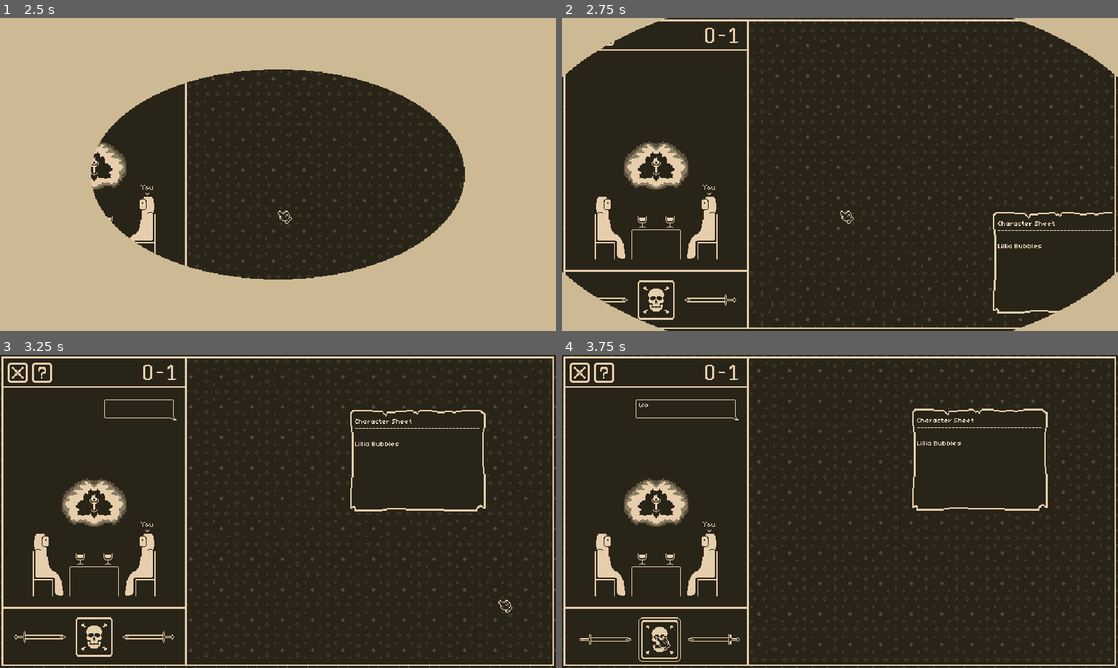
Above: before the commit, frames 1-4 (two rows, left to right).
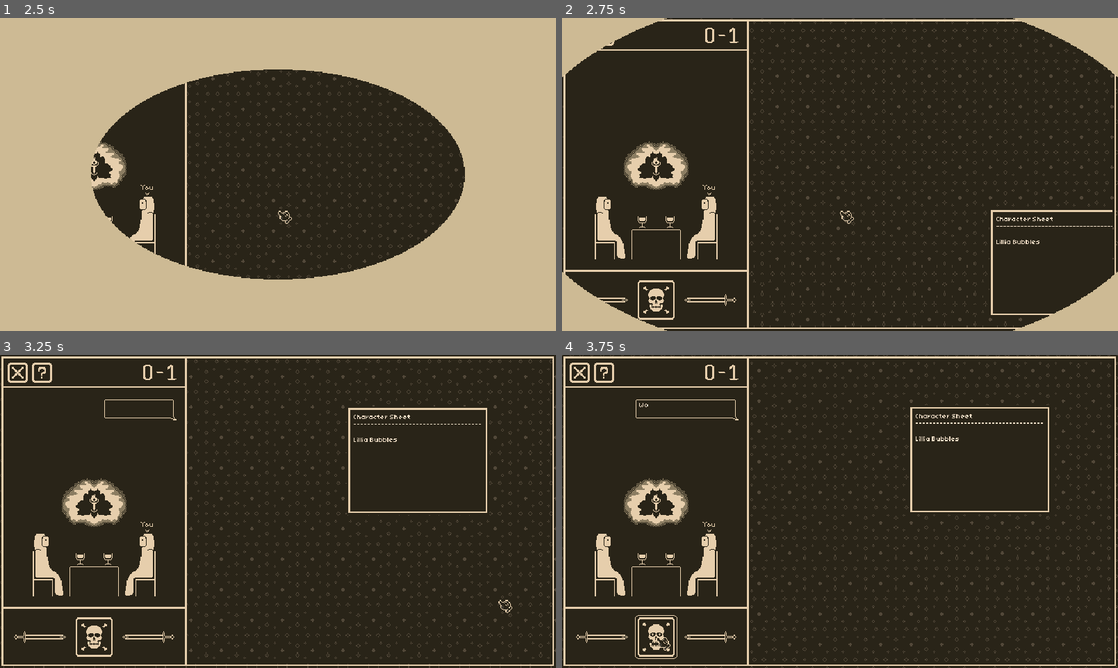
Above: after the commit, the same moments.

Repository: AdamRusv/poison-game
Game: Godot game, scene res://1_Scenes/0_Screens/title.tscn
Same seed, same stepped clock (60 frames per second), same inputs: the game is played once before the commit and once after it.
Inputs (mouse positions are in pixels of both pictures, inside the frame that each line leads up to):
- Up to frame 1 (2.5 s): click (278, 212) at 0.5 s; click (278, 212) at 1.25 s; click (278, 212) at 2 s
- Up to frame 2 (2.75 s): no input
- Up to frame 3 (3.25 s): click (500, 599) at 2.75 s
- Up to frame 4 (3.75 s): click (656, 636) at 3.5 s

Frame 1 is identical in both runs. In frame 2, 0.9% of the frame differs, in the area x 76-99%, y 61-96%; in frame 3, 1.3%; in frame 4, 1.9%, in the area x 2-88%, y 16-98%.

Commit message:
playtest 2

Diff:
--- a/1_Scenes/1_Objects/atlas.tscn
+++ b/1_Scenes/1_Objects/atlas.tscn
@@ -303,7 +303,7 @@
 [node name="Page Container" type="MarginContainer" parent="Main Atlas/Front Page" unique_id=1877625295]
 offset_right = 237.0
 offset_bottom = 163.0
-theme_override_constants/margin_right = 0
+theme_override_constants/margin_right = 1
 
 [node name="Page Sprite" type="TextureRect" parent="Main Atlas/Front Page/Page Container" unique_id=1042208507]
 layout_mode = 2
--- a/1_Scenes/1_Objects/player dialogue bubble.tscn
+++ b/1_Scenes/1_Objects/player dialogue bubble.tscn
@@ -36,7 +36,6 @@
 [node name="dialogue Label" type="RichTextLabel" parent="Visual Holder/MarginContainer" unique_id=30857362]
 layout_mode = 2
 theme = ExtResource("3_ywpx2")
-theme_override_colors/default_color = Color(0.9490891, 0.89567226, 0.8264895, 1)
 text = "?????????????????"
 fit_content = true
 scroll_active = false
--- a/2_Scripts/2_Independent/playmat manager.gd
+++ b/2_Scripts/2_Independent/playmat manager.gd
@@ -12,7 +12,7 @@
 var atlasRegionSheet : PaperInfo
 
 #var testPaperRef : PackedScene = load("res://1_Scenes/1_Objects/paper.tscn") #TODO: Make actual papers, replace variable
-var testPaperRef : PackedScene = load("res://1_Scenes/1_Objects/test_paper.tscn")
+var testPaperRef : PackedScene = load("res://1_Scenes/1_Objects/paper.tscn")
 var testAtlasRef : PackedScene = load("res://1_Scenes/1_Objects/atlas.tscn")
 
 var papers : Array[Paper]
--- a/2_Scripts/2_Independent/poison manager.gd
+++ b/2_Scripts/2_Independent/poison manager.gd
@@ -8,13 +8,13 @@
 @export var poisonButton : Button
 
 #NOTE: OLD POSISTIONS
-#const NEUTRAL_POISON : Rect2 = Rect2(0, 0, 209, 64)
-#const HOVERED_POISON : Rect2 = Rect2(209, 0, 209, 64)
-#const GRABBED_POISON : Rect2 = Rect2(418, 0, 209, 64)
+const NEUTRAL_POISON : Rect2 = Rect2(0, 0, 209, 64)
+const HOVERED_POISON : Rect2 = Rect2(209, 0, 209, 64)
+const GRABBED_POISON : Rect2 = Rect2(418, 0, 209, 64)
 
-const NEUTRAL_POISON : Rect2 = Rect2(0, 0, 206, 58)
-const HOVERED_POISON : Rect2 = Rect2(206, 0, 206, 58)
-const GRABBED_POISON : Rect2 = Rect2(412, 0, 206, 58)
+#const NEUTRAL_POISON : Rect2 = Rect2(0, 0, 206, 58)
+#const HOVERED_POISON : Rect2 = Rect2(206, 0, 206, 58)
+#const GRABBED_POISON : Rect2 = Rect2(412, 0, 206, 58)
 
 
 
--- a/5_Resources/0_Papers/0_Levels/1_First Region/FIRST REGION.tres
+++ b/5_Resources/0_Papers/0_Levels/1_First Region/FIRST REGION.tres
@@ -1,28 +1,12 @@
 [gd_resource type="Resource" script_class="RegionInfo" format=3 uid="uid://d2ifoduworfqa"]
 
 [ext_resource type="Script" uid="uid://csy0x4mgdxs00" path="res://2_Scripts/3_Dependent/paperinfo.gd" id="1_7puhk"]
+[ext_resource type="Resource" uid="uid://w6yvhusmm6x3" path="res://5_Resources/0_Papers/0_Levels/99_country infos/Hollyberry.tres" id="1_hfqk1"]
 [ext_resource type="Script" uid="uid://cg4ujw8mauohh" path="res://2_Scripts/3_Dependent/encounter info.gd" id="2_bwi2o"]
 [ext_resource type="Resource" uid="uid://2ggvnaxi8ai6" path="res://5_Resources/0_Papers/0_Levels/1_First Region/encounters/Jimmy James.tres" id="3_ba5up"]
 [ext_resource type="Resource" uid="uid://bwfdoc58rkwhn" path="res://5_Resources/0_Papers/0_Levels/1_First Region/encounters/Sunny Moon.tres" id="4_bwi2o"]
 [ext_resource type="Script" uid="uid://851asxmj8i78" path="res://2_Scripts/3_Dependent/region info.gd" id="4_hfqk1"]
-
-[sub_resource type="Resource" id="Resource_ee7m0"]
-script = ExtResource("1_7puhk")
-title = "Atlas -> Towerville"
-info = Array[String](["Occupation:
-- Blacksmiths are Lying about their age
-
-- Rangers are Tricky
-
-Race:
-- Goblins are Deceptive
-
-Country Notes:
-- Citizens that Lie about their Age are Sages
-
-- Citizens that are Truthful about their Age are Fools
-"])
-metadata/_custom_type_script = "uid://csy0x4mgdxs00"
+[ext_resource type="Resource" uid="uid://b6refrdgn1tew" path="res://5_Resources/0_Papers/0_Levels/1_First Region/encounters/Grik Ironfist.tres" id="5_a6xer"]
 
 [sub_resource type="Resource" id="Resource_te4kt"]
 script = ExtResource("1_7puhk")
@@ -45,8 +29,8 @@
 [resource]
 script = ExtResource("4_hfqk1")
 traitSheet = SubResource("Resource_te4kt")
-characterSheets = Array[ExtResource("2_bwi2o")]([ExtResource("3_ba5up"), ExtResource("4_bwi2o")])
-atlas = SubResource("Resource_ee7m0")
+characterSheets = Array[ExtResource("2_bwi2o")]([ExtResource("3_ba5up"), ExtResource("4_bwi2o"), ExtResource("5_a6xer")])
+atlas = ExtResource("1_hfqk1")
 noteSheet = false
 increaseRegion = true
 metadata/_custom_type_script = "uid://851asxmj8i78"
--- /dev/null
+++ b/5_Resources/0_Papers/0_Levels/1_First Region/encounters/Grik Ironfist.tres
@@ -0,0 +1,120 @@
+[gd_resource type="Resource" script_class="EncounterInfo" format=3 uid="uid://b6refrdgn1tew"]
+
+[ext_resource type="Script" uid="uid://cg4ujw8mauohh" path="res://2_Scripts/3_Dependent/encounter info.gd" id="1_3m4fa"]
+[ext_resource type="Script" uid="uid://e0ujmn3oiqx0" path="res://2_Scripts/3_Dependent/0_Dialogue/dialogue branch.gd" id="1_o71sy"]
+[ext_resource type="Script" uid="uid://fn2tb2dtu6fj" path="res://2_Scripts/3_Dependent/0_Dialogue/dialogue.gd" id="2_2t557"]
+[ext_resource type="Script" uid="uid://chre6fsqbhfrk" path="res://2_Scripts/3_Dependent/0_Dialogue/branch intro.gd" id="3_f6f14"]
+[ext_resource type="Script" uid="uid://cwxljhi0yey0n" path="res://2_Scripts/3_Dependent/0_Dialogue/branch cups.gd" id="4_fko71"]
+[ext_resource type="Script" uid="uid://qr661epbiujn" path="res://2_Scripts/3_Dependent/0_Dialogue/dialogue tree.gd" id="5_pefi2"]
+
+[sub_resource type="Resource" id="Resource_fko71"]
+script = ExtResource("2_2t557")
+dialogue = "You're gonna regret challenging me!"
+metadata/_custom_type_script = "uid://fn2tb2dtu6fj"
+
+[sub_resource type="Resource" id="Resource_f6f14"]
+script = ExtResource("2_2t557")
+speaker = 1
+dialogue = "Just play the game"
+metadata/_custom_type_script = "uid://fn2tb2dtu6fj"
+
+[sub_resource type="Resource" id="Resource_2t557"]
+script = ExtResource("2_2t557")
+dialogue = "Don't tell me what to do"
+metadata/_custom_type_script = "uid://fn2tb2dtu6fj"
+
+[sub_resource type="Resource" id="Resource_yxeby"]
+script = ExtResource("3_f6f14")
+dialogue = Array[ExtResource("2_2t557")]([SubResource("Resource_fko71"), SubResource("Resource_f6f14"), SubResource("Resource_2t557")])
+metadata/_custom_type_script = "uid://chre6fsqbhfrk"
+
+[sub_resource type="Resource" id="Resource_pefi2"]
+script = ExtResource("2_2t557")
+dialogue = "Whatever, man"
+metadata/_custom_type_script = "uid://fn2tb2dtu6fj"
+
+[sub_resource type="Resource" id="Resource_5xns7"]
+script = ExtResource("2_2t557")
+dialogue = "You win"
+metadata/_custom_type_script = "uid://fn2tb2dtu6fj"
+
+[sub_resource type="Resource" id="Resource_6j7dn"]
+script = ExtResource("4_fko71")
+dialogue = Array[ExtResource("2_2t557")]([SubResource("Resource_pefi2"), SubResource("Resource_5xns7")])
+metadata/_custom_type_script = "uid://cwxljhi0yey0n"
+
+[sub_resource type="Resource" id="Resource_ekay8"]
+script = ExtResource("2_2t557")
+dialogue = "HAHHAHAHAH"
+metadata/_custom_type_script = "uid://fn2tb2dtu6fj"
+
+[sub_resource type="Resource" id="Resource_hlf45"]
+script = ExtResource("2_2t557")
+dialogue = "You idiot!"
+metadata/_custom_type_script = "uid://fn2tb2dtu6fj"
+
+[sub_resource type="Resource" id="Resource_ly3rn"]
+script = ExtResource("4_fko71")
+cupPlacement = 2
+dialogue = Array[ExtResource("2_2t557")]([SubResource("Resource_ekay8"), SubResource("Resource_hlf45")])
+metadata/_custom_type_script = "uid://cwxljhi0yey0n"
+
+[sub_resource type="Resource" id="Resource_u0ylq"]
+script = ExtResource("5_pefi2")
+branches = Array[ExtResource("1_o71sy")]([SubResource("Resource_yxeby"), SubResource("Resource_6j7dn"), SubResource("Resource_ly3rn")])
+metadata/_custom_type_script = "uid://qr661epbiujn"
+
+[sub_resource type="Resource" id="Resource_tbv1v"]
+script = ExtResource("2_2t557")
+speaker = 1
+dialogue = "Are you a Goblin?"
+metadata/_custom_type_script = "uid://fn2tb2dtu6fj"
+
+[sub_resource type="Resource" id="Resource_6ctbc"]
+script = ExtResource("2_2t557")
+dialogue = "Yes, I am"
+metadata/_custom_type_script = "uid://fn2tb2dtu6fj"
+
+[sub_resource type="Resource" id="Resource_b2elf"]
+script = ExtResource("1_o71sy")
+dialogue = Array[ExtResource("2_2t557")]([SubResource("Resource_tbv1v"), SubResource("Resource_6ctbc")])
+metadata/_custom_type_script = "uid://e0ujmn3oiqx0"
+
+[sub_resource type="Resource" id="Resource_2qd5g"]
+script = ExtResource("2_2t557")
+speaker = 1
+dialogue = "How many Entries are you Lying about?"
+metadata/_custom_type_script = "uid://fn2tb2dtu6fj"
+
+[sub_resource type="Resource" id="Resource_ic68h"]
+script = ExtResource("2_2t557")
+dialogue = "Just One"
+metadata/_custom_type_script = "uid://fn2tb2dtu6fj"
+
+[sub_resource type="Resource" id="Resource_tivwy"]
+script = ExtResource("1_o71sy")
+dialogue = Array[ExtResource("2_2t557")]([SubResource("Resource_2qd5g"), SubResource("Resource_ic68h")])
+metadata/_custom_type_script = "uid://e0ujmn3oiqx0"
+
+[sub_resource type="Resource" id="Resource_icpc4"]
+script = ExtResource("5_pefi2")
+branches = Array[ExtResource("1_o71sy")]([SubResource("Resource_b2elf"), SubResource("Resource_tivwy")])
+metadata/_custom_type_script = "uid://qr661epbiujn"
+
+[resource]
+script = ExtResource("1_3m4fa")
+characterName = "Grik Ironfist"
+dialogueTree = SubResource("Resource_u0ylq")
+hints = SubResource("Resource_icpc4")
+cupAnswer = 1
+title = "Character Sheet"
+info = Array[String]([", Hollyberry
+
+
+1. Race: Goblin
+
+2. Occupation: Blacksmith
+
+3. Age: 74
+"])
+metadata/_custom_type_script = "uid://cg4ujw8mauohh"
--- a/5_Resources/0_Papers/0_Levels/1_First Region/encounters/Jimmy James.tres
+++ b/5_Resources/0_Papers/0_Levels/1_First Region/encounters/Jimmy James.tres
@@ -9,12 +9,23 @@
 
 [sub_resource type="Resource" id="Resource_83870"]
 script = ExtResource("2_tbb0o")
-dialogue = "fgnfgnfgn"
+speaker = 1
+dialogue = "Just so you know, I've won the last 4 games in a row"
+metadata/_custom_type_script = "uid://fn2tb2dtu6fj"
+
+[sub_resource type="Resource" id="Resource_3hc6k"]
+script = ExtResource("2_tbb0o")
+dialogue = "That doesn't scare me, kid"
+metadata/_custom_type_script = "uid://fn2tb2dtu6fj"
+
+[sub_resource type="Resource" id="Resource_jugk7"]
+script = ExtResource("2_tbb0o")
+dialogue = "I've been playing this game for years"
 metadata/_custom_type_script = "uid://fn2tb2dtu6fj"
 
 [sub_resource type="Resource" id="Resource_hd02j"]
 script = ExtResource("3_n8rwi")
-dialogue = Array[ExtResource("2_tbb0o")]([SubResource("Resource_83870")])
+dialogue = Array[ExtResource("2_tbb0o")]([SubResource("Resource_83870"), SubResource("Resource_3hc6k"), SubResource("Resource_jugk7")])
 metadata/_custom_type_script = "uid://chre6fsqbhfrk"
 
 [sub_resource type="Resource" id="Resource_p6775"]
--- /dev/null
+++ b/5_Resources/0_Papers/0_Levels/1_First Region/encounters/Sol Shimmerman.tres
@@ -0,0 +1,102 @@
+[gd_resource type="Resource" script_class="EncounterInfo" format=3 uid="uid://dsdk74a6efros"]
+
+[ext_resource type="Script" uid="uid://e0ujmn3oiqx0" path="res://2_Scripts/3_Dependent/0_Dialogue/dialogue branch.gd" id="1_8umwt"]
+[ext_resource type="Script" uid="uid://cg4ujw8mauohh" path="res://2_Scripts/3_Dependent/encounter info.gd" id="1_h7fey"]
+[ext_resource type="Script" uid="uid://fn2tb2dtu6fj" path="res://2_Scripts/3_Dependent/0_Dialogue/dialogue.gd" id="2_kf355"]
+[ext_resource type="Script" uid="uid://chre6fsqbhfrk" path="res://2_Scripts/3_Dependent/0_Dialogue/branch intro.gd" id="3_8lbue"]
+[ext_resource type="Script" uid="uid://cwxljhi0yey0n" path="res://2_Scripts/3_Dependent/0_Dialogue/branch cups.gd" id="4_r7640"]
+[ext_resource type="Script" uid="uid://qr661epbiujn" path="res://2_Scripts/3_Dependent/0_Dialogue/dialogue tree.gd" id="5_36eoe"]
+
+[sub_resource type="Resource" id="Resource_y0efq"]
+script = ExtResource("2_kf355")
+dialogue = "Alright. Let's make this quick"
+metadata/_custom_type_script = "uid://fn2tb2dtu6fj"
+
+[sub_resource type="Resource" id="Resource_yb4ys"]
+script = ExtResource("2_kf355")
+dialogue = "I only get 30 minutes for my lunch break"
+metadata/_custom_type_script = "uid://fn2tb2dtu6fj"
+
+[sub_resource type="Resource" id="Resource_fk0bc"]
+script = ExtResource("2_kf355")
+speaker = 1
+dialogue = "Don’t worry, I won't waste your time"
+metadata/_custom_type_script = "uid://fn2tb2dtu6fj"
+
+[sub_resource type="Resource" id="Resource_kf355"]
+script = ExtResource("3_8lbue")
+dialogue = Array[ExtResource("2_kf355")]([SubResource("Resource_y0efq"), SubResource("Resource_yb4ys"), SubResource("Resource_fk0bc")])
+metadata/_custom_type_script = "uid://chre6fsqbhfrk"
+
+[sub_resource type="Resource" id="Resource_r33c3"]
+script = ExtResource("2_kf355")
+dialogue = "Well, guess my breakfast was my last meal"
+metadata/_custom_type_script = "uid://fn2tb2dtu6fj"
+
+[sub_resource type="Resource" id="Resource_k18tf"]
+script = ExtResource("4_r7640")
+cupPlacement = 2
+dialogue = Array[ExtResource("2_kf355")]([SubResource("Resource_r33c3")])
+metadata/_custom_type_script = "uid://cwxljhi0yey0n"
+
+[sub_resource type="Resource" id="Resource_4o4op"]
+script = ExtResource("2_kf355")
+dialogue = "Thank goodness"
+metadata/_custom_type_script = "uid://fn2tb2dtu6fj"
+
+[sub_resource type="Resource" id="Resource_7l40v"]
+script = ExtResource("2_kf355")
+dialogue = "I can eat my lunch now"
+metadata/_custom_type_script = "uid://fn2tb2dtu6fj"
+
+[sub_resource type="Resource" id="Resource_0m5x8"]
+script = ExtResource("4_r7640")
+dialogue = Array[ExtResource("2_kf355")]([SubResource("Resource_4o4op"), SubResource("Resource_7l40v")])
+metadata/_custom_type_script = "uid://cwxljhi0yey0n"
+
+[sub_resource type="Resource" id="Resource_4y6tu"]
+script = ExtResource("5_36eoe")
+branches = Array[ExtResource("1_8umwt")]([SubResource("Resource_kf355"), SubResource("Resource_k18tf"), SubResource("Resource_0m5x8")])
+metadata/_custom_type_script = "uid://qr661epbiujn"
+
+[sub_resource type="Resource" id="Resource_r7640"]
+script = ExtResource("2_kf355")
+speaker = 1
+dialogue = "Are you a Blacksmith?"
+metadata/_custom_type_script = "uid://fn2tb2dtu6fj"
+
+[sub_resource type="Resource" id="Resource_36eoe"]
+script = ExtResource("2_kf355")
+dialogue = "No, I’ve never touched an anvil"
+metadata/_custom_type_script = "uid://fn2tb2dtu6fj"
+
+[sub_resource type="Resource" id="Resource_8lbue"]
+script = ExtResource("1_8umwt")
+dialogue = Array[ExtResource("2_kf355")]([SubResource("Resource_r7640"), SubResource("Resource_36eoe")])
+metadata/_custom_type_script = "uid://e0ujmn3oiqx0"
+
+[sub_resource type="Resource" id="Resource_bgqxo"]
+script = ExtResource("5_36eoe")
+branches = Array[ExtResource("1_8umwt")]([SubResource("Resource_8lbue")])
+metadata/_custom_type_script = "uid://qr661epbiujn"
+
+[resource]
+script = ExtResource("1_h7fey")
+characterName = "Sol Shimmerman"
+dialogueTree = SubResource("Resource_4y6tu")
+hints = SubResource("Resource_bgqxo")
+cupAnswer = 2
+title = "Character Sheet"
+info = Array[String]([", Hollyberry
+
+
+1. Race: Human
+
+2. Occupation: Blacksmith
+
+3. Is Deceptive
+
+4. Age: 22
+
+"])
+metadata/_custom_type_script = "uid://cg4ujw8mauohh"
--- a/5_Resources/0_Papers/0_Levels/1_First Region/encounters/Sunny Moon.tres
+++ b/5_Resources/0_Papers/0_Levels/1_First Region/encounters/Sunny Moon.tres
@@ -9,12 +9,28 @@
 
 [sub_resource type="Resource" id="Resource_ov0x0"]
 script = ExtResource("2_x1tmx")
-dialogue = "fgnfgnfgn"
+dialogue = "Hey!"
+metadata/_custom_type_script = "uid://fn2tb2dtu6fj"
+
+[sub_resource type="Resource" id="Resource_h1djw"]
+script = ExtResource("2_x1tmx")
+dialogue = "Fancy a game of poison? HUH??!?!?"
+metadata/_custom_type_script = "uid://fn2tb2dtu6fj"
+
+[sub_resource type="Resource" id="Resource_wu0w4"]
+script = ExtResource("2_x1tmx")
+dialogue = "I ain't gonna take it easy on ya!"
+metadata/_custom_type_script = "uid://fn2tb2dtu6fj"
+
+[sub_resource type="Resource" id="Resource_a8jsl"]
+script = ExtResource("2_x1tmx")
+speaker = 1
+dialogue = "I didn't expect you would"
 metadata/_custom_type_script = "uid://fn2tb2dtu6fj"
 
 [sub_resource type="Resource" id="Resource_x1tmx"]
 script = ExtResource("3_ey2qs")
-dialogue = Array[ExtResource("2_x1tmx")]([SubResource("Resource_ov0x0")])
+dialogue = Array[ExtResource("2_x1tmx")]([SubResource("Resource_ov0x0"), SubResource("Resource_h1djw"), SubResource("Resource_wu0w4"), SubResource("Resource_a8jsl")])
 metadata/_custom_type_script = "uid://chre6fsqbhfrk"
 
 [sub_resource type="Resource" id="Resource_7q6wp"]
--- /dev/null
+++ b/5_Resources/0_Papers/0_Levels/99_country infos/Hollyberry.tres
@@ -0,0 +1,21 @@
+[gd_resource type="Resource" script_class="PaperInfo" format=3 uid="uid://w6yvhusmm6x3"]
+
+[ext_resource type="Script" uid="uid://csy0x4mgdxs00" path="res://2_Scripts/3_Dependent/paperinfo.gd" id="1_jt8rp"]
+
+[resource]
+script = ExtResource("1_jt8rp")
+title = "Atlas -> Hollyberry"
+info = Array[String](["Occupation:
+- Blacksmiths are Lying about their age
+
+- Rangers are Tricky
+
+Race:
+- Goblins are Deceptive
+
+Country Notes:
+- Citizens that Lie about their Age are Sages
+
+- Citizens that are Truthful about their Age are Fools
+"])
+metadata/_custom_type_script = "uid://csy0x4mgdxs00"
--- a/5_Resources/game timeline.tres
+++ b/5_Resources/game timeline.tres
@@ -6,9 +6,68 @@
 [ext_resource type="Resource" uid="uid://la5b8xlesisq" path="res://5_Resources/0_Papers/0_Levels/0_Tutorial Region/regions/tutorial one.tres" id="4_qvfsd"]
 [ext_resource type="Resource" uid="uid://hyjafvb7n1hg" path="res://5_Resources/0_Papers/0_Levels/0_Tutorial Region/regions/tutorial two.tres" id="5_vrwh6"]
 [ext_resource type="Resource" uid="uid://igfj8dv0ajyr" path="res://5_Resources/0_Papers/0_Levels/0_Tutorial Region/regions/tutorial three.tres" id="6_f3tm4"]
-[ext_resource type="Resource" uid="uid://d2ifoduworfqa" path="res://5_Resources/0_Papers/0_Levels/1_First Region/FIRST REGION.tres" id="7_w8ujw"]
+[ext_resource type="Script" uid="uid://cg4ujw8mauohh" path="res://2_Scripts/3_Dependent/encounter info.gd" id="7_rmm27"]
+[ext_resource type="Resource" uid="uid://w6yvhusmm6x3" path="res://5_Resources/0_Papers/0_Levels/99_country infos/Hollyberry.tres" id="7_vun0i"]
+[ext_resource type="Resource" uid="uid://bwfdoc58rkwhn" path="res://5_Resources/0_Papers/0_Levels/1_First Region/encounters/Sunny Moon.tres" id="9_tmc60"]
+[ext_resource type="Script" uid="uid://csy0x4mgdxs00" path="res://2_Scripts/3_Dependent/paperinfo.gd" id="10_05g13"]
+[ext_resource type="Resource" uid="uid://2ggvnaxi8ai6" path="res://5_Resources/0_Papers/0_Levels/1_First Region/encounters/Jimmy James.tres" id="11_g5j7o"]
+[ext_resource type="Resource" uid="uid://b6refrdgn1tew" path="res://5_Resources/0_Papers/0_Levels/1_First Region/encounters/Grik Ironfist.tres" id="12_1ul4d"]
+
+[sub_resource type="Resource" id="Resource_te4kt"]
+script = ExtResource("10_05g13")
+title = "TRAIT SHEET"
+info = Array[String](["Fool:
+	Drinks from the cup that is in front of them
+
+Sage:
+	Drinks from the cup that is NOT in front of themselves
+
+
+Tricky:
+	Odd entries in Character Sheet are false
+
+Deceptive:
+	Even entries in Character Sheet are false
+"])
+metadata/_custom_type_script = "uid://csy0x4mgdxs00"
+
+[sub_resource type="Resource" id="Resource_x3pfx"]
+script = ExtResource("2_fvdvp")
+totalEncounters = 1
+traitSheet = SubResource("Resource_te4kt")
+characterSheets = Array[ExtResource("7_rmm27")]([ExtResource("9_tmc60")])
+atlas = ExtResource("7_vun0i")
+noteSheet = false
+increaseRegion = true
+metadata/_custom_type_script = "uid://851asxmj8i78"
+
+[sub_resource type="Resource" id="Resource_akr5k"]
+script = ExtResource("2_fvdvp")
+totalEncounters = 1
+traitSheet = SubResource("Resource_te4kt")
+characterSheets = Array[ExtResource("7_rmm27")]([ExtResource("11_g5j7o")])
+atlas = ExtResource("7_vun0i")
+noteSheet = false
+metadata/_custom_type_script = "uid://851asxmj8i78"
+
+[sub_resource type="Resource" id="Resource_8i6pb"]
+script = ExtResource("2_fvdvp")
+totalEncounters = 1
+traitSheet = SubResource("Resource_te4kt")
+characterSheets = Array[ExtResource("7_rmm27")]([ExtResource("12_1ul4d")])
+atlas = ExtResource("7_vun0i")
+noteSheet = false
+metadata/_custom_type_script = "uid://851asxmj8i78"
+
+[sub_resource type="Resource" id="Resource_tj3on"]
+script = ExtResource("2_fvdvp")
+totalEncounters = 1
+traitSheet = SubResource("Resource_te4kt")
+atlas = ExtResource("7_vun0i")
+noteSheet = false
+metadata/_custom_type_script = "uid://851asxmj8i78"
 
 [resource]
 script = ExtResource("1_0qr0x")
-timeline = Array[ExtResource("2_fvdvp")]([ExtResource("3_rmm27"), ExtResource("4_qvfsd"), ExtResource("5_vrwh6"), ExtResource("6_f3tm4"), ExtResource("7_w8ujw")])
+timeline = Array[ExtResource("2_fvdvp")]([ExtResource("3_rmm27"), ExtResource("4_qvfsd"), ExtResource("5_vrwh6"), ExtResource("6_f3tm4"), SubResource("Resource_x3pfx"), SubResource("Resource_akr5k"), SubResource("Resource_8i6pb"), SubResource("Resource_tj3on")])
 metadata/_custom_type_script = "uid://d3k6dglnela0h"
Not shown: 1 places in 1_Scenes/1_Objects/atlas.tscn that only renumber resources
